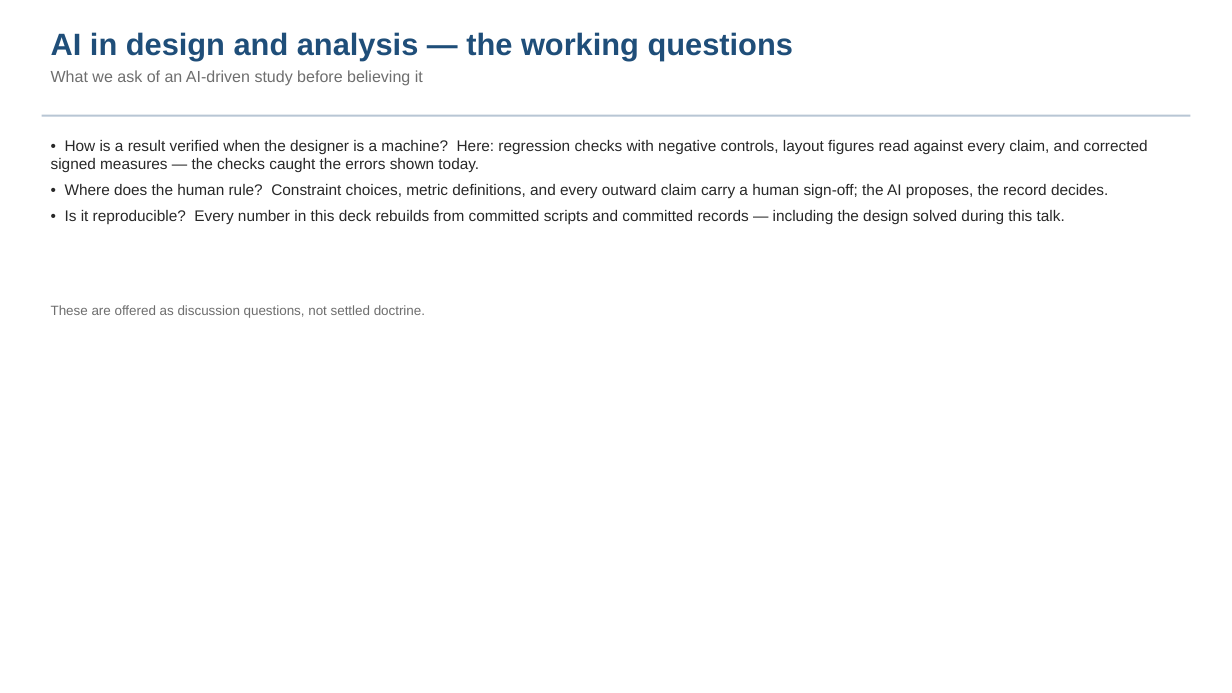
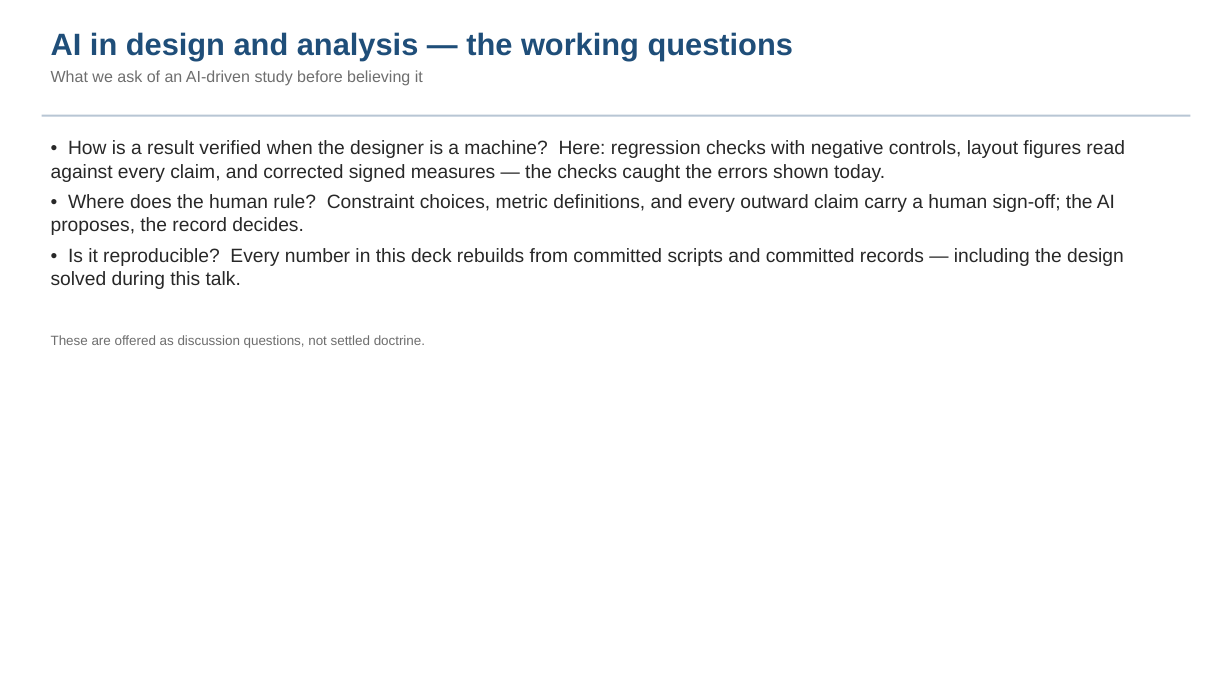
Before and after one commit to nasa-jpl/macos, a slide deck: slide 23 of demo_session/deck_keysight.pptx. Drawn at 1232x693 pixels with LibreOffice and Linux fonts; fonts in the diff are those of the drawing. Boxes give left, top, right and bottom in pixels: in the first picture for what was removed or moved away, otherwise in the second. Text is boxed around its words. In the diff, an @@ line names an element or a change of style, - is before the commit and + after.

```diff
--- a/demo_session/deck_keysight.pptx
+++ b/demo_session/deck_keysight.pptx
@@ text "• How is a result ..." at <box>51,140,1125,289</box>: size 12 to 15 pt @@
@@ text "These are offered as discussion ...": place and size @@
-text "These are offered as discussion ..." at <box>51,305,425,318</box>
+text "These are offered as discussion ..." at <box>51,335,425,348</box>
```
Also in this commit, not shown: 12 other slides changed, 3 other files.
